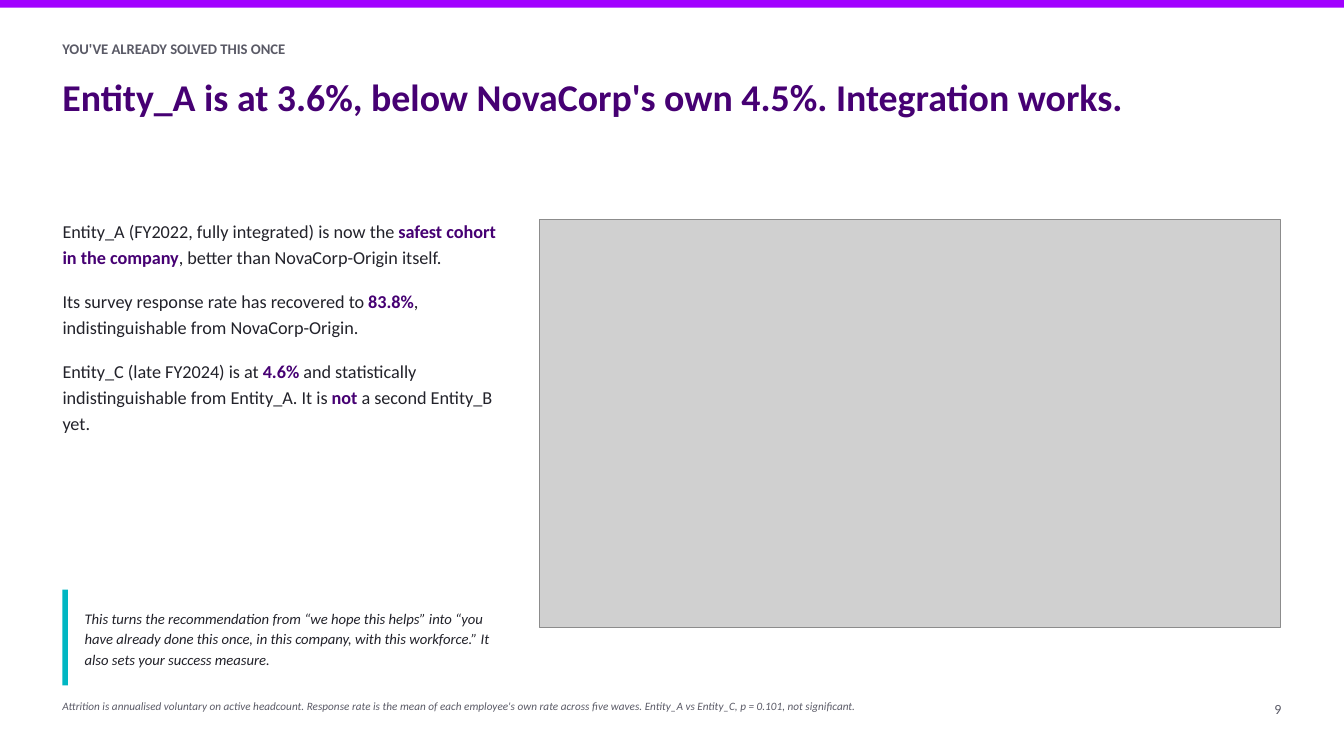
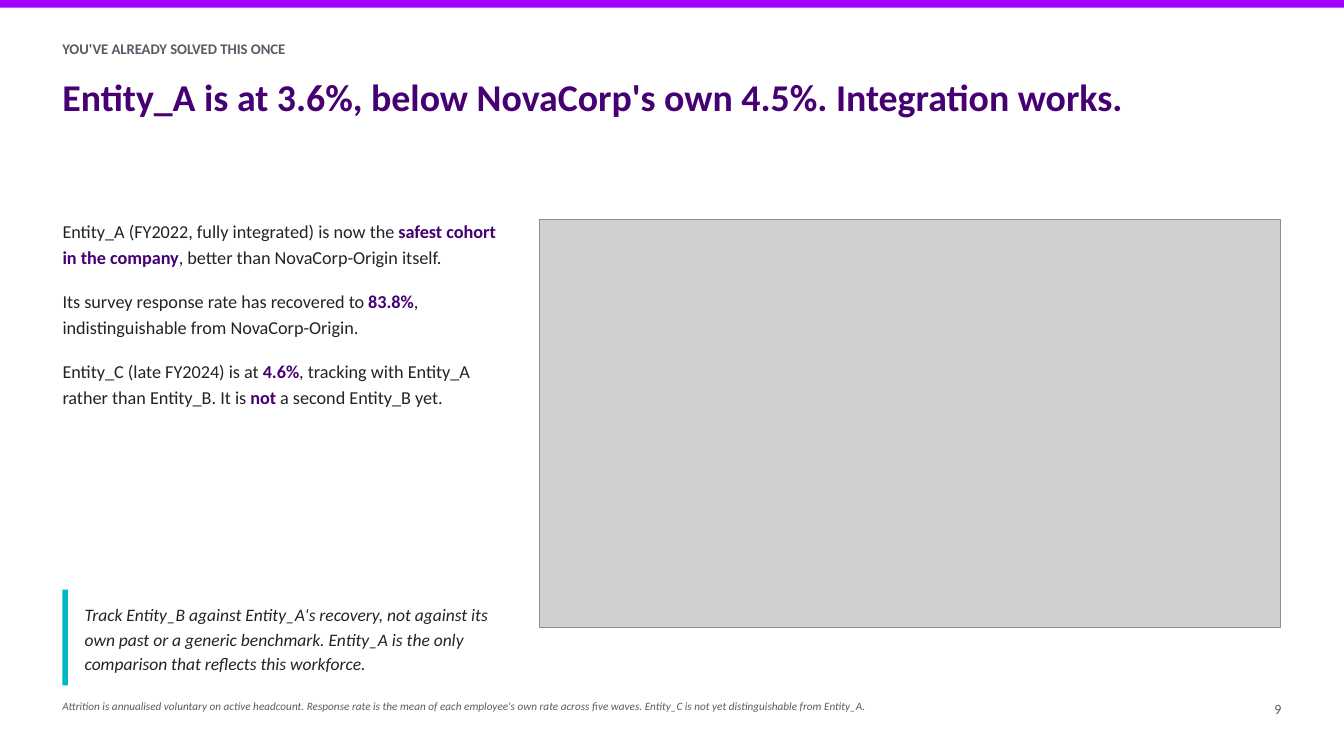
Before and after one commit to athxrva21/subaa_datathon, a slide deck: slide 9 of deck/NovaCorp_deck.pptx. Drawn at 1344x756 pixels with LibreOffice and Linux fonts; fonts in the diff are those of the drawing; grey boxes stand for pictures. Boxes give left, top, right and bottom in pixels: in the first picture for what was removed or moved away, otherwise in the second. Text is boxed around its words. In the diff, an @@ line names an element or a change of style, - is before the commit and + after.

Commit message:
fix(deck): remove statistical jargon from main slides and enlarge callouts

```diff
--- a/deck/NovaCorp_deck.pptx
+++ b/deck/NovaCorp_deck.pptx
@@ text at (x1=63, y1=365, x2=470, y2=407): text changed @@
-Entity_C (late FY2024) is at 4.6% and statistically indistinguishable from Entity_A. It is not a second Entity_B yet.
+Entity_C (late FY2024) is at 4.6%, tracking with Entity_A rather than Entity_B. It is not a second Entity_B yet.
@@ text at (x1=85, y1=609, x2=488, y2=673): text changed; size 10.5 to 12.5 pt @@
-This turns the recommendation from “we hope this helps” into “you have already done this once, in this company, with this workforce.” It also sets your success measure.
+Track Entity_B against Entity_A's recovery, not against its own past or a generic benchmark. Entity_A is the only comparison that reflects this workforce.
@@ text at (x1=62, y1=702, x2=865, y2=712): text changed @@
-Attrition is annualised voluntary on active headcount. Response rate is the mean of each employee's own rate across five waves. Entity_A vs Entity_C, p = 0.101, not significant.
+Attrition is annualised voluntary on active headcount. Response rate is the mean of each employee's own rate across five waves. Entity_C is not yet distinguishable from Entity_A.
```
Also in this commit, not shown: 11 other slides changed, 6 other files.
